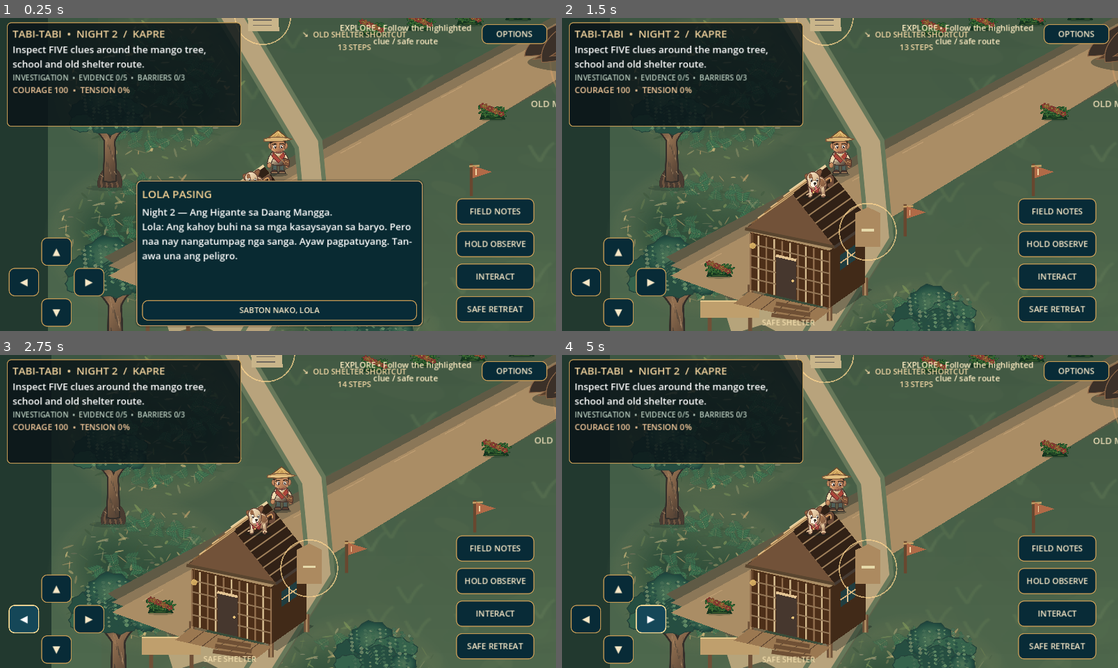
Above: before the commit, frames 1-4 (two rows, left to right).
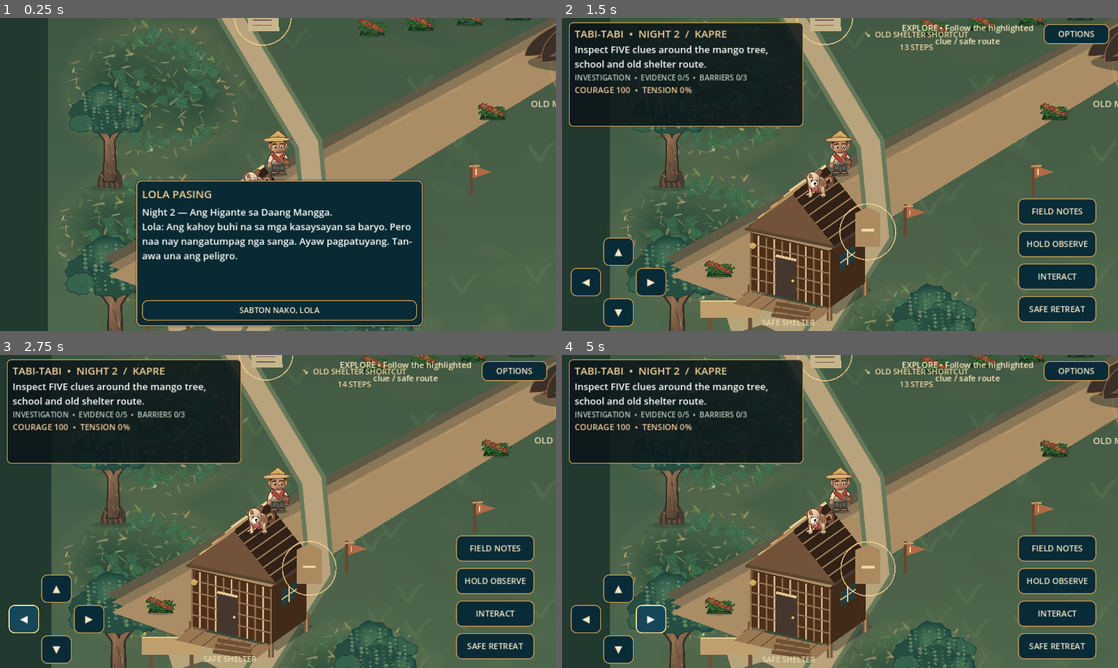
Above: after the commit, the same moments.

Repository: LokiJ07/Tabi-tabi
Game: Godot game, scene res://scenes/night02.tscn
Two runs of this game, one before a commit and one after it. Both use one fixed random seed, a clock stepped at 60 frames per second and the inputs below. This scene is started directly instead of the project's main scene.
Inputs (mouse positions are in pixels of both pictures, inside the frame that each line leads up to):
- Up to frame 1 (0.25 s): no input
- Up to frame 2 (1.5 s): click (617, 252) at 0.5 s, where only the run before the commit has a clickable "▲"; click "SABTON NAKO, LOLA" at 1.25 s
- Up to frame 3 (2.75 s): click "◀" at 2 s
- Up to frame 4 (5 s): tap Enter (ui_accept) at 2.75, 3.02 s; move the mouse to (962, 495) at 2.77 s; hold Right (ui_right) 2.78-3.5 s; click (962, 495) at 2.92 s; click "CONTINUE" at 3.5 s; click "▶" at 4.25 s

The runs differ from the first frame. In frame 1, 22% of the frame differs, in the area x 1-100%, y 0-99%; in frame 2, 0.1%; in frame 3, 0.8%; in frame 4, 0.9%.
Error before the commit: Invalid call. Nonexistent function 'set_night_stage' in base 'Node (night02_ambience.gd)'. (res://scripts/night02_main.gd:204)

Commit message:
feat(audio): respond to Kapre chapter daylight, dusk, and night ambience stages

Diff:
--- a/scripts/audio/night02_ambience.gd
+++ b/scripts/audio/night02_ambience.gd
@@ -10,6 +10,7 @@
 var wind := 0.0
 var seed := 742019
 var level := 2
+var night_stage := 0
 
 func _ready() -> void:
 	player = AudioStreamPlayer.new()
@@ -29,6 +30,9 @@
 	if player != null:
 		player.volume_db = -80.0 if level == 0 else -32.0 if level == 1 else -24.0
 
+func set_night_stage(value: int) -> void:
+	night_stage = clampi(value, 0, 3)
+
 func _process(_delta: float) -> void:
 	if playback == null or level == 0:
 		return
@@ -41,10 +45,12 @@
 		wind += (white - wind) * .011
 		var breeze := .025 * wind * (1.0 + .4 * sin(phase * .33))
 		var chirp_gate := pow(maxf(0.0, sin(phase * 2.9)), 4.0)
-		var insect := .008 * chirp_gate * sin(phase * TAU * 1610.0)
+		# Forest insects intensify after sunset, while daylight stays quieter.
+		var night_mix := clampf((float(night_stage)-.6)/1.4, 0.0, 1.0)
+		var insect := (.0025 + .0075 * night_mix) * chirp_gate * sin(phase * TAU * 1610.0)
 		var low := .004 * sin(phase * TAU * (68.0 + 3.0 * sin(phase * .27)))
 		# Soft bending-trunk creak once per slow breeze; not a harsh jump scare.
 		var creak_gate := pow(maxf(0.0, sin(phase * .42)), 12.0)
-		var creak := .007 * creak_gate * sin(phase * TAU * 92.0)
+		var creak := (.003 + .005 * night_mix) * creak_gate * sin(phase * TAU * 92.0)
 		var mix := clampf(breeze + insect + low + creak, -.075, .075)
 		playback.push_frame(Vector2(mix, mix))
